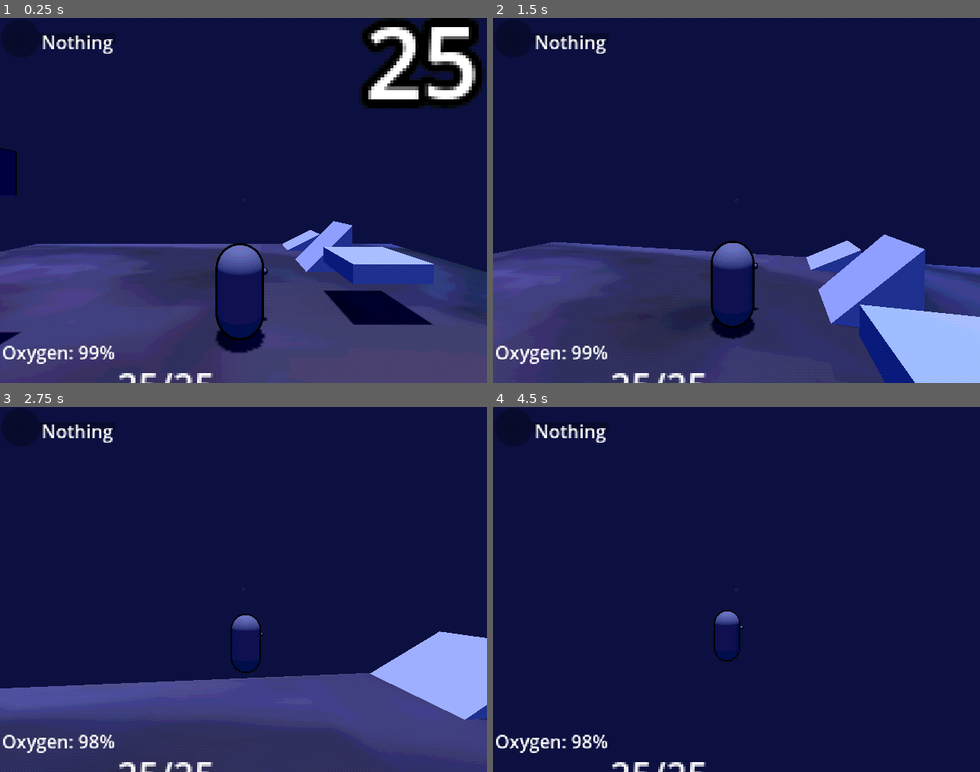
Above: before the commit, frames 1-4 (two rows, left to right).
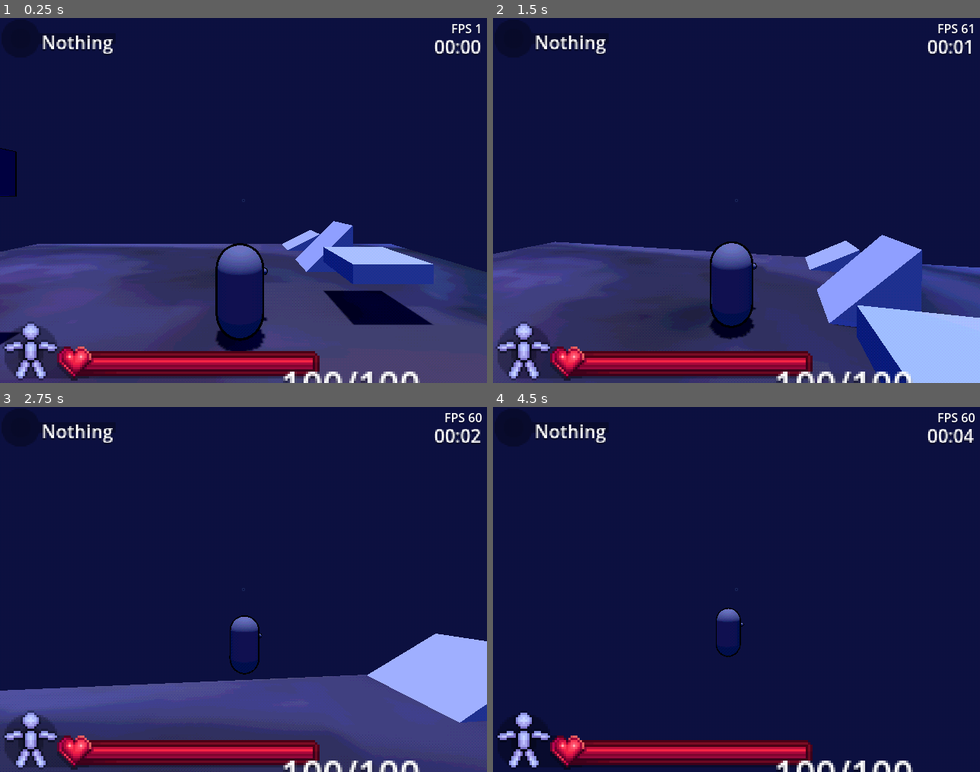
Above: after the commit, the same moments.

Repository: EwamEwam/Yr12GodotEwanOllie
Game: Godot game, scene res://Scenes/Level/World.tscn
Same seed, same stepped clock (60 frames per second), same inputs: the game is played once before the commit and once after it.
Inputs (mouse positions are in pixels of both pictures, inside the frame that each line leads up to):
- Up to frame 1 (0.25 s): no input
- Up to frame 2 (1.5 s): move the mouse to (760, 200) at 0.52 s; hold Alt (Alt) 0.53-1.28 s; hold W (Up) from 0.53 s (still down); tap E (E) at 0.8, 1.35 s; move the mouse to (712, 200) at 1.27 s
- Up to frame 3 (2.75 s): keep holding W (Up); click (219, 589) at 1.55 s; move the mouse to (253, 582) at 2.02 s; press the mouse at (253, 582) at 2.03 s; tap Q (Q) at 2.3 s
- Up to frame 4 (4.5 s): keep holding W (Up); move the mouse to (731, 596) at 2.77 s; release the mouse at (731, 596) at 2.78 s; tap Q (Q) at 2.85 s; right-click (731, 596) at 3.05 s; move the mouse to (775, 593) at 3.52 s; hold Right mouse button (Right_Click) 3.53-4.28 s; tap Alt (Alt) at 3.8, 4.35 s; move the mouse to (697, 585) at 4.27 s

The runs differ from the first frame. In frame 1, 11% of the frame differs, in the area x 0-100%, y 0-100%; in frame 2, 7.3%; in frame 3, 7.2%; in frame 4, 5.9%.

Commit message:
Item Hotbar, Player healthbar, body part, alerts, timer and fps counter now work. Fixed some bugs and added a custom font.

Diff:
--- a/dumb-things-in-deep-water/Scenes/Characters/player.tscn
+++ b/dumb-things-in-deep-water/Scenes/Characters/player.tscn
@@ -46,8 +46,8 @@
 }]
 
 [sub_resource type="CylinderShape3D" id="CylinderShape3D_40svl"]
-height = 0.6521
-radius = 0.599609
+height = 0.68982
+radius = 0.55
 
 [sub_resource type="CylinderShape3D" id="CylinderShape3D_al8ar"]
 height = 0.5
@@ -89,17 +89,18 @@
 [node name="Body_Parts" type="Node3D" parent="Mesh"]
 
 [node name="Head" type="RigidBody3D" parent="Mesh/Body_Parts"]
-collision_layer = 0
+collision_layer = 128
 collision_mask = 16
 can_sleep = false
 lock_rotation = true
 freeze = true
 freeze_mode = 1
-custom_integrator = true
+continuous_cd = true
 contact_monitor = true
+max_contacts_reported = 25
 
 [node name="Collision_Shape" type="CollisionShape3D" parent="Mesh/Body_Parts/Head"]
-transform = Transform3D(1, 0, 0, 0, 1, 0, 0, 0, 1, 0, 0.776543, 0)
+transform = Transform3D(1, 0, 0, 0, 1, 0, 0, 0, 1, 0, 0.795403, 0)
 shape = SubResource("CylinderShape3D_40svl")
 
 [node name="Camera_Pivot" type="Node3D" parent="."]
@@ -117,3 +118,5 @@
 [node name="Ground_Check" type="ShapeCast3D" parent="."]
 transform = Transform3D(1, 0, 0, 0, 1, 0, 0, 0, 1, 0, 0.136434, 0)
 shape = SubResource("CylinderShape3D_al8ar")
+
+[connection signal="body_entered" from="Mesh/Body_Parts/Head" to="." method="_on_head_body_entered"]
--- a/dumb-things-in-deep-water/Scenes/Level/World.tscn
+++ b/dumb-things-in-deep-water/Scenes/Level/World.tscn
@@ -6,7 +6,6 @@
 [ext_resource type="PackedScene" uid="uid://culqao60nt1mv" path="res://Scenes/Props/Placeholder(1).tscn" id="4_37drw"]
 [ext_resource type="PackedScene" uid="uid://baocn3lc445ff" path="res://Scenes/Misc/hud.tscn" id="6_nbqfg"]
 [ext_resource type="Script" uid="uid://bkmwodo6s0oum" path="res://Scripts/World/World.gd" id="6_va6n7"]
-[ext_resource type="PackedScene" uid="uid://d2u8mjvg6i7lq" path="res://Scenes/Characters/number.tscn" id="7_va6n7"]
 
 [sub_resource type="NavigationMesh" id="NavigationMesh_rdphb"]
 vertices = PackedVector3Array(-12, -0.757901, -12, -12, -0.757901, 12, 12, -0.757901, 12, 12, -0.757901, -12)
@@ -146,6 +145,7 @@
 script = ExtResource("6_va6n7")
 
 [node name="SubViewportContainer" type="SubViewportContainer" parent="."]
+z_index = -2
 offset_right = 640.0
 offset_bottom = 480.0
 stretch = true
@@ -237,9 +237,12 @@
 transform = Transform3D(1, 0, 0, 0, 1, 0, 0, 0, 1, -3.64156, 5.46187, -0.273219)
 
 [node name="Box_Prop6" parent="SubViewportContainer/SubViewport/Props" instance=ExtResource("4_37drw")]
-transform = Transform3D(1, 0, 0, 0, 1, 0, 0, 0, 1, -3.64156, 6.99363, 0.528449)
+transform = Transform3D(1, 0, 0, 0, 1, 0, 0, 0, 1, 2.04051, 28.7899, -1.35564)
 
 [node name="HUD" parent="." instance=ExtResource("6_nbqfg")]
 
-[node name="Number" parent="." instance=ExtResource("7_va6n7")]
-transform = Transform3D(1, 0, 0, 0, 1, 0, 0, 0, 1, 7.15414, 5.07061, -3.25576)
+[node name="Timer" type="Timer" parent="."]
+autostart = true
+ignore_time_scale = true
+
+[connection signal="timeout" from="Timer" to="." method="_on_timer_timeout"]
--- /dev/null
+++ b/dumb-things-in-deep-water/Scenes/Misc/Label_Settings.tres
@@ -0,0 +1,6 @@
+[gd_resource type="LabelSettings" format=3 uid="uid://cab1wtwmy4in1"]
+
+[resource]
+shadow_size = 2
+shadow_color = Color(0, 0, 0, 0.254902)
+shadow_offset = Vector2(0, 1)
--- a/dumb-things-in-deep-water/Scenes/Misc/hud.tscn
+++ b/dumb-things-in-deep-water/Scenes/Misc/hud.tscn
@@ -1,12 +1,20 @@
-[gd_scene load_steps=9 format=3 uid="uid://baocn3lc445ff"]
+[gd_scene load_steps=17 format=3 uid="uid://baocn3lc445ff"]
 
 [ext_resource type="Script" uid="uid://noefglp8kk2" path="res://Scripts/Other/HUD.gd" id="1_7lq3g"]
 [ext_resource type="Texture2D" uid="uid://dedhoyvicgme3" path="res://Assets/Sprites/Reticule.png" id="1_8leah"]
+[ext_resource type="Texture2D" uid="uid://0fqahpo0q2i" path="res://Assets/Sprites/Health_bar_background.png" id="2_w21a7"]
 [ext_resource type="Texture2D" uid="uid://cup0857pjeubq" path="res://Assets/Sprites/Item_background.png" id="3_lwfba"]
+[ext_resource type="Texture2D" uid="uid://bmdhll1nok8w" path="res://Assets/Sprites/Health_bar.png" id="3_qlp7m"]
 [ext_resource type="Texture2D" uid="uid://bcam1w041vvds" path="res://Assets/Sprites/Text_Ender.png" id="3_wd7fq"]
+[ext_resource type="Texture2D" uid="uid://vrfcr0syms2" path="res://Assets/Sprites/Health_bar_end.png" id="4_5nnh0"]
 [ext_resource type="Texture2D" uid="uid://hmaa60jromha" path="res://Assets/Sprites/Item_Icons/1.png" id="4_8pbef"]
 [ext_resource type="Texture2D" uid="uid://8nfmrbsy38yi" path="res://Assets/Sprites/error.png" id="5_ifk6x"]
+[ext_resource type="LabelSettings" uid="uid://cab1wtwmy4in1" path="res://Scenes/Misc/Label_Settings.tres" id="6_aoah1"]
+[ext_resource type="Texture2D" uid="uid://c75wp5w1r4x07" path="res://Assets/Sprites/Body_part_head.png" id="6_irqgh"]
+[ext_resource type="Texture2D" uid="uid://ctmnup0l02mug" path="res://Assets/Sprites/Body_part_torso.png" id="7_aoah1"]
 [ext_resource type="FontFile" uid="uid://bxi0rnauxne1i" path="res://Assets/Sprites/Red_Numbers.png" id="7_ifk6x"]
+[ext_resource type="Texture2D" uid="uid://ciapgkj8scrqg" path="res://Assets/Sprites/Body_part_legs.png" id="8_egel0"]
+[ext_resource type="Texture2D" uid="uid://jl5x13gprn5n" path="res://Assets/Sprites/Body_part_arms.png" id="9_wouu6"]
 
 [sub_resource type="SpriteFrames" id="SpriteFrames_w21a7"]
 animations = [{
@@ -28,7 +36,66 @@
 }]
 
 [node name="HUD" type="Node2D"]
+process_mode = 3
 script = ExtResource("1_7lq3g")
+
+[node name="Health_bar" type="Node2D" parent="."]
+position = Vector2(3, 0)
+
+[node name="Health_Bar_Background" type="TextureProgressBar" parent="Health_bar"]
+offset_left = 3.0
+offset_top = 405.0
+offset_right = 163.0
+offset_bottom = 429.0
+scale = Vector2(3, 3)
+max_value = 160.0
+value = 160.0
+texture_progress = ExtResource("2_w21a7")
+
+[node name="Health_Bar" type="TextureProgressBar" parent="Health_bar"]
+offset_left = 108.0
+offset_top = 447.0
+offset_right = 233.0
+offset_bottom = 452.0
+scale = Vector2(3, 3)
+max_value = 125.0
+value = 125.0
+texture_progress = ExtResource("3_qlp7m")
+
+[node name="HealthBarEnd" type="Sprite2D" parent="Health_bar"]
+position = Vector2(487.5, 456)
+scale = Vector2(3, 3)
+texture = ExtResource("4_5nnh0")
+
+[node name="Hp" type="Label" parent="Health_bar"]
+offset_left = 432.0
+offset_top = 447.0
+offset_right = 472.0
+offset_bottom = 456.0
+scale = Vector2(3, 3)
+theme_override_fonts/font = ExtResource("7_ifk6x")
+text = "125/125"
+label_settings = ExtResource("6_aoah1")
+
+[node name="BodyPartHead" type="Sprite2D" parent="Health_bar"]
+position = Vector2(37.5, 412.5)
+scale = Vector2(3, 3)
+texture = ExtResource("6_irqgh")
+
+[node name="BodyPartTorso" type="Sprite2D" parent="Health_bar"]
+position = Vector2(37.5, 438)
+scale = Vector2(3, 3)
+texture = ExtResource("7_aoah1")
+
+[node name="BodyPartLegs" type="Sprite2D" parent="Health_bar"]
+position = Vector2(37.5, 462)
+scale = Vector2(3, 3)
+texture = ExtResource("8_egel0")
+
+[node name="BodyPartArms" type="Sprite2D" parent="Health_bar"]
+position = Vector2(37.5, 432)
+scale = Vector2(3, 3)
+texture = ExtResource("9_wouu6")
 
 [node name="Throw_Bar" type="ProgressBar" parent="."]
 offset_left = 327.0
@@ -67,6 +134,7 @@
 offset_right = -10.0
 offset_bottom = -189.0
 text = "(0.5 Kg)"
+label_settings = ExtResource("6_aoah1")
 
 [node name="Holding" type="Label" parent="Item_Description"]
 offset_left = -265.0
@@ -75,6 +143,7 @@
 offset_bottom = -214.0
 scale = Vector2(1.5, 1.5)
 text = "Nothing"
+label_settings = ExtResource("6_aoah1")
 
 [node name="Object_Icons" type="AnimatedSprite2D" parent="Item_Description"]
 position = Vector2(-293, -213)
@@ -87,19 +156,40 @@
 position = Vector2(320, 240)
 texture = ExtResource("1_8leah")
 
-[node name="Hp" type="Label" parent="."]
-offset_left = 154.0
-offset_top = 449.0
-offset_right = 194.0
-offset_bottom = 458.0
-scale = Vector2(3, 3)
-theme_override_fonts/font = ExtResource("7_ifk6x")
-text = "25/25"
+[node name="Oxygen" type="Label" parent="."]
+visible = false
+offset_left = 500.0
+offset_top = 383.0
+offset_right = 587.0
+offset_bottom = 403.0
+scale = Vector2(1.5, 1.5)
+text = "O2: 100%"
+horizontal_alignment = 2
 
-[node name="Oxygen" type="Label" parent="."]
-offset_left = 3.0
-offset_top = 422.0
-offset_right = 138.0
-offset_bottom = 442.0
+[node name="FPS" type="Label" parent="."]
+offset_left = 555.0
+offset_top = 2.0
+offset_right = 634.0
+offset_bottom = 22.0
+text = "FPS 60"
+label_settings = ExtResource("6_aoah1")
+horizontal_alignment = 2
+
+[node name="Timer" type="Label" parent="."]
+offset_left = 490.0
+offset_top = 20.0
+offset_right = 585.0
+offset_bottom = 40.0
 scale = Vector2(1.5, 1.5)
-text = "Oxygen: 100%"
+text = "00:00"
+label_settings = ExtResource("6_aoah1")
+horizontal_alignment = 2
+
+[node name="Timer2" type="Label" parent="."]
+offset_left = 640.0
+offset_top = 82.0
+offset_right = 1280.0
+offset_bottom = 102.0
+text = "Too Heavy to lift! (100Kg)"
+label_settings = ExtResource("6_aoah1")
+horizontal_alignment = 2
--- a/dumb-things-in-deep-water/Scenes/Props/Placeholder(1).tscn
+++ b/dumb-things-in-deep-water/Scenes/Props/Placeholder(1).tscn
@@ -20,10 +20,15 @@
 pick_up_position = Vector3(0, 0, -0.5)
 pick_up_rotation = Vector3(8, 2, 3)
 
+[node name="Damage_Timer" type="Timer" parent="."]
+wait_time = 0.25
+one_shot = true
+autostart = true
+
 [node name="Body" type="RigidBody3D" parent="." groups=["Prop"]]
 transform = Transform3D(1, 0, 0, 0, 1, 0, 0, 0, 1, 0, 0, -0.576496)
 collision_layer = 19
-collision_mask = 3
+collision_mask = 146
 continuous_cd = true
 
 [node name="Model" type="MeshInstance3D" parent="Body"]
--- a/dumb-things-in-deep-water/Scripts/Characters/Playerstats.gd
+++ b/dumb-things-in-deep-water/Scripts/Characters/Playerstats.gd
@@ -8,12 +8,12 @@
 var sensitivity :float = 0.4
 var screen_factor :float = 1.0
 
-var max_health :float = 25.0
+var max_health :float = 100.0
 var strength :float = 1.0
 var max_carry_weight :float = 50.0
 var max_inventory :float = 5.0
 
-var health :float = 25.0
+var health :float = 100.0
 var oxygen :float = 100.0
 var special :float = 100.0
 var inventory_mass :float = 0.0
@@ -25,10 +25,12 @@
 var object_held :Object = null
 var object_mass :float = 0.0
 
-var head_hp :float = 25.0
-var torso_hp :float = 25.0
-var legs_hp :float = 25.0
-var arms_hp :float = 25.0
+var head_hp :float = 100.0
+var torso_hp :float = 100.0
+var legs_hp :float = 100.0
+var arms_hp :float = 100.0
+
+var invincibility :bool = false
 
 var time_played :int = 0
 
@@ -41,6 +43,11 @@
 	oxygen = clamp(oxygen,0,100)
 	health = clamp(health,0,max_health)
 
+	head_hp = clamp(head_hp,0,max_health)
+	torso_hp = clamp(torso_hp,0,max_health)
+	legs_hp = clamp(legs_hp,0,max_health)
+	arms_hp = clamp(arms_hp,0,max_health)
+
 func organise_inventory():
 	organised_inventory = {}
 	var sorted = inventory.duplicate(); sorted.sort()
--- a/dumb-things-in-deep-water/Scripts/Characters/player.gd
+++ b/dumb-things-in-deep-water/Scripts/Characters/player.gd
@@ -77,8 +77,9 @@
 	position_last_frame = global_position
 	velocity = calculated_velocity
 	push_rigid_body()
+	#check_velocity()
 	move_and_slide()
-	true_velocity = (global_position - position_last_frame) * 60
+	true_velocity = (global_position - position_last_frame) * 90
 
 	set_camera_bob(delta)
 	Playerstats.object_detected = item_check()
@@ -96,12 +97,15 @@
 
 	if event.is_action_pressed("E"):
 		if Playerstats.object_held != null and not movement_state == movement_states.THROWING:
-			Playerstats.inventory.append(Playerstats.object_ID)
-			Playerstats.inventory_mass += Playerstats.object_mass
-			Playerstats.object_held.get_parent().queue_free()
-			Playerstats.object_held = null
-			Playerstats.object_ID = 0
-			Playerstats.object_mass = 0
+			if Playerstats.inventory_mass + Playerstats.object_mass <= Playerstats.max_inventory:
+				Playerstats.inventory.append(Playerstats.object_ID)
+				Playerstats.inventory_mass += Playerstats.object_mass
+				Playerstats.object_held.get_parent().queue_free()
+				Playerstats.object_held = null
+				Playerstats.object_ID = 0
+				Playerstats.object_mass = 0
+			else:
+				$"../../../HUD".alert("Too heavy for inventory!")
 
 	if event.is_action_pressed("Q"):
 		if Playerstats.object_held == null and not movement_state == movement_states.THROWING and Playerstats.inventory.size() > 0:
@@ -112,19 +116,23 @@
 			Playerstats.object_mass = ItemData.itemdata[str(new_prop_ID)]["Mass"]
 			$"../Props".add_child(new_prop)
 			Playerstats.object_held = new_prop.body
+			Playerstats.inventory_mass -= Playerstats.object_mass
 			item_check()
 
 	if event.is_action_pressed("Left_Click"):
 		if Playerstats.object_detected != null:
 			if Playerstats.object_detected.get_parent().grabbable:
-				Playerstats.object_held = Playerstats.object_detected
-				Playerstats.object_detected.get_parent().hold()
-				Playerstats.object_ID = Playerstats.object_held.get_parent().ID
-				Playerstats.object_mass = Playerstats.object_held.mass
-				Input.action_release("Left_Click")
+				if Playerstats.object_detected.mass <= Playerstats.max_carry_weight:
+					Playerstats.object_held = Playerstats.object_detected
+					Playerstats.object_detected.get_parent().hold()
+					Playerstats.object_ID = Playerstats.object_held.get_parent().ID
+					Playerstats.object_mass = Playerstats.object_held.mass
+					Input.action_release("Left_Click")
+				else:
+					$"../../../HUD".alert("Too heavy to lift! (" + str(Playerstats.object_detected.mass) +" kg)")
 
 	if event.is_action_pressed("Right_Click"):
-		if Playerstats.object_held != null:
+		if Playerstats.object_held != null and movement_state != movement_states.THROWING:
 			Playerstats.object_held.get_parent().drop()
 
 #runs every frame, checks the objects in the player's grab range
@@ -142,11 +150,10 @@
 		Playerstats.object_held.get_parent().hold()
 	return closest_object
 
-
 func set_camera_bob(delta :float) -> void:
 	if Playerstats.head_bobbing:
 		if is_on_floor():
-			head_bob_timer += delta * (velocity.length()/2 + 1.25)
+			head_bob_timer += delta * (velocity.length()/1.8 + 1.4)
 		else:
 			head_bob_timer += delta * 3
 		camera_bob.x = sin(head_bob_timer + PI/2)/12
@@ -157,6 +164,8 @@
 		speed = 11
 	else:
 		speed = 7.5
+	speed /= (1 + (Playerstats.object_mass/(15 * Playerstats.strength)))
+	speed *= ((Playerstats.legs_hp/Playerstats.max_health)/1.25 + 0.2)
 
 func set_camera() -> Basis:
 	var camera_offset
@@ -174,7 +183,7 @@
 			pivot.position.y = move_toward(pivot.position.y, 3 - (pitch + 45)/45 ,0.1)
 			camera_spring.spring_length = lerp(camera_spring.spring_length, abs(velocity.length())/7.5 + 6.5, 0.05)
 			camera_spring.spring_length = clamp(camera_spring.spring_length,2,8)
-			camera.fov = move_toward(camera.fov,80 + abs(velocity.length()/3), 1.5)
+			camera.fov = move_toward(camera.fov,80 + abs(velocity.length()/2.5), 1.5)
 	elif Playerstats.current_state == Playerstats.game_states.PLAYING:
 			speed /= 2
 			camera.h_offset = camera_bob.x/2
@@ -198,14 +207,16 @@
 			throw_process(delta)
 		else:
 			movement_state = movement_states.AIMING
+			throw_power = 1
 	else:
 		movement_state = movement_states.NORMAL
+		throw_power = 1
 
 func throw_process(delta :float) -> void:
 	if Input.is_action_pressed("Left_Click"):
 		movement_state = movement_states.THROWING
-		throw_power = clamp(throw_power + delta * 2,1,6)
-	elif throw_power > 1:
+		throw_power = clamp(throw_power + delta * 5,1,6)
+	elif throw_power > 1 and Input.is_action_pressed("Alt"):
 		Playerstats.object_held.get_parent().throw(throw_power)
 		movement_state = movement_states.AIMING
 		throw_power = 1
@@ -383,13 +394,50 @@
 func fall_damage_calculation() -> void:
 	if is_on_floor():
 		if calculated_velocity.y < -22:
-			change_in_health(calculated_velocity.y/10)
+			change_in_health(calculated_velocity.y/8)
+			Playerstats.legs_hp -= abs(calculated_velocity.y/8)
+			$"../../../HUD".shake_part("Legs")
 
 func change_in_health(amt :float) -> void:
 	var previous_health :float = int(ceil(Playerstats.health))
 	Playerstats.health += amt
+	$"../../../HUD".health_bar_animation(previous_health)
 	if previous_health - int(ceil(Playerstats.health)) > 0:
 		var number :PackedScene = load("res://Scenes/Characters/number.tscn")
 		var new_number :Label3D = number.instantiate()
 		new_number.create("Player_Damage",str(int(previous_health - int(ceil(Playerstats.health)))))
 		$"../Environment".add_child(new_number)
+
+func check_velocity() -> void:
+	if abs(calculated_velocity.z - true_velocity.z) > 4:
+		velocity.z = true_velocity.z
+	if abs(calculated_velocity.x - true_velocity.x) > 4:
+		velocity.x = true_velocity.x
+	if abs(calculated_velocity.y - true_velocity.y) > 20:
+		velocity.y = true_velocity.y
+
+func _on_head_body_entered(body: Node) -> void:
+	if body.is_in_group("Prop") and abs(body.linear_velocity.length()) > 3 and body.get_parent().grabbable:
+		damage_based_on_prop(body,8,2,6,"Head")
+
+func damage_based_on_prop(body :Node, i1 :float, i2 :float, i3 :float, Body_part :String) -> void:
+	var distance_next_tick = ((body.linear_velocity/Engine.get_frames_per_second() + body.global_position) - global_position).length()
+	var current_distance = (body.global_position - global_position).length()
+	if distance_next_tick < current_distance - 0.025:
+		if body.get_parent().timer.is_stopped():
+			change_in_health(-body.linear_velocity.length()/i1 * body.mass/i2)
+			damage_body_part(str(Body_part), body.linear_velocity.length()/8 * i3 * body.mass/2)
+		body.get_parent().timer.start()
+
+func damage_body_part(body_part :String, val: float) -> void:
+	if not Playerstats.invincibility:
+		match body_part:
+			"Head":
+				Playerstats.head_hp -= val
+			"Legs":
+				Playerstats.legs_hp -= val
+			"Torso":
+				Playerstats.torso_hp -= val
+			"Arms":
+				Playerstats.arms_hp -= val
+	$"../../../HUD".shake_part(str(body_part))
--- a/dumb-things-in-deep-water/Scripts/Other/HUD.gd
+++ b/dumb-things-in-deep-water/Scripts/Other/HUD.gd
@@ -3,6 +3,13 @@
 @onready var reticle :Sprite2D = $Reticule
 @onready var throw_bar :ProgressBar = $Throw_Bar
 @onready var player :CharacterBody3D = get_node('/root/Main/SubViewportContainer/SubViewport/Player')
+
+var level_time :int = 0
+var formatted_time :Vector2i = Vector2i(0,0)
+var alerts :Array[Node] = []
+
+func _ready() -> void:
+	$Health_bar/Health_Bar.value = Playerstats.health
 
 func _process(_delta: float) -> void:
 	reticle.modulate.a = 0.2
@@ -36,9 +43,104 @@
 		else:
 			$Item_Description/Object_Icons.play("error")
 
+	$FPS.text = "FPS " +  str(int(Engine.get_frames_per_second()))
 
 	$Item_Description/Line.size.x = round($Item_Description/Holding.size.x /(4.0/3.0)) + 3
 	$Item_Description/TextEnder.position.x = -260 + ($Item_Description/Line.size.x * 2)
 
-	$Hp.text = str(int(ceil(Playerstats.health))) + "/" + str(int(Playerstats.max_health))
-	$Oxygen.text =  "Oxygen: " + str(int(Playerstats.oxygen)) + "%"
+	$Health_bar/Hp.text = str(int(ceil(Playerstats.health))) + "/" + str(int(Playerstats.max_health))
+	$Oxygen.text =  "O2: " + str(int(Playerstats.oxygen)) + "%"
+
+	$Health_bar/Health_Bar_Background.value = Playerstats.max_health + 35
+	$Health_bar/HealthBarEnd.position.x = (3 * Playerstats.max_health) + 112.5
+	$Health_bar/Hp.position.x = (Playerstats.max_health * 3) + 66
+
+	for alert in alerts:
+		alert.position.y = 82 + (25*alerts.find(alert))
+
+func shake_part(body_part :String) -> void:
+	var part :Sprite2D
+	var Body_part_hp :float
+	Body_part_hp = clamp(Body_part_hp,0,Playerstats.max_health)
+	match body_part:
+		"Head":
+			part = $Health_bar/BodyPartHead
+			Body_part_hp = Playerstats.head_hp
+		"Torso":
+			part = $Health_bar/BodyPartTorso
+			Body_part_hp = Playerstats.torso_hp
+		"Legs":
+			part = $Health_bar/BodyPartLegs
+			Body_part_hp = Playerstats.legs_hp
+		"Arms":
+			part = $Health_bar/BodyPartArms
+			Body_part_hp = Playerstats.arms_hp
+
+	var tween :Tween = get_tree().create_tween()
+	var color: float = (Playerstats.max_health - Body_part_hp)/Playerstats.max_health
+	part.modulate = Color.from_hsv(0,color,1,1)
+	tween.tween_property(part, "scale", Vector2(2,4) , 0.025).set_trans(Tween.TRANS_CUBIC).set_ease(Tween.EASE_OUT)
+	await tween.finished
+	var tween2 :Tween = get_tree().create_tween()
+	tween2.tween_property(part, "scale", Vector2(4,2) , 0.04).set_trans(Tween.TRANS_CUBIC).set_ease(Tween.EASE_IN_OUT)
+	await tween2.finished
+	var tween3 :Tween = get_tree().create_tween()
+	tween3.tween_property(part, "scale", Vector2(3,3) , 0.025).set_trans(Tween.TRANS_CUBIC).set_ease(Tween.EASE_OUT)
+	print(part.modulate)
+	print(Body_part_hp)
+
+func health_bar_animation(before :float) -> void:
+	var tween :Tween = get_tree().create_tween()
+	var tween2 :Tween = get_tree().create_tween()
+	var texture :ColorRect = ColorRect.new()
+	tween.tween_property($Health_bar/Health_Bar, "value", Playerstats.health, abs($Health_bar/Health_Bar.value-Playerstats.health)/200).set_trans(Tween.TRANS_CUBIC).set_ease(Tween.EASE_OUT)
+	texture.position = Vector2(108,447)
+	texture.color = Color(1,1,1,1)
+	texture.scale = Vector2(3,3)
+	texture.size = Vector2(before + floor(before/90),5)
+	texture.z_index = -1
+	$Health_bar.add_child(texture)
+	tween2.tween_property(texture, "modulate", Color(1,1,1,0), 0.75).set_trans(Tween.TRANS_LINEAR)
+	await tween.finished
+	$Health_bar/Health_Bar.value = Playerstats.health
+	await tween2.finished
+	texture.queue_free()
+
+func format_time() -> void:
+	level_time = clamp(level_time + 1, 0, 3599)
+	@warning_ignore("integer_division")
+	formatted_time.x = floor(level_time/60)
+	formatted_time.y = level_time % 60
+	var string1 :String
+	var string2 :String
+
+	if formatted_time.y < 10:
+		string1 = "0" + str(formatted_time.y)
+	else:
+		string1 = str(formatted_time.y)
+
+	if formatted_time.x < 10:
+		string2 = "0" + str(formatted_time.x)
+	else:
+		string2 = str(formatted_time.x)
+
+	$Timer.text = string2 + ":" + string1
+
+func alert(text: String) -> void:
+	if alerts.size() < 9:
+		var text_box: Label = Label.new()
+		alerts.append(text_box)
+		text_box.label_settings = load("res://Scenes/Misc/Label_Settings.tres")
+		text_box.horizontal_alignment = HORIZONTAL_ALIGNMENT_RIGHT
+		text_box.position = Vector2(640, 57+(25*alerts.size()))
+		text_box.size = Vector2(640,20)
+		text_box.text = text
+		add_child(text_box)
+		var tween1 :Tween = get_tree().create_tween()
+		tween1.tween_property(text_box,"position",Vector2(-6,57+(25*alerts.size())),0.15).set_trans(Tween.TRANS_CUBIC).set_ease(Tween.EASE_OUT)
+		await get_tree().create_timer(1).timeout
+		var tween2 :Tween = get_tree().create_tween()
+		tween2.tween_property(text_box,"modulate",Color(1,1,1,0),2).set_trans(Tween.TRANS_LINEAR)
+		await tween2.finished
+		text_box.queue_free()
+		alerts.erase(text_box)
--- a/dumb-things-in-deep-water/Scripts/Other/ItemData.gd
+++ b/dumb-things-in-deep-water/Scripts/Other/ItemData.gd
@@ -17,7 +17,7 @@
 		"Path" = "res://Scenes/Props/Placeholder(1).tscn",
 		"Model" = "res://Assets/Props_Models_And_Collisions/1_Placeholder_Model.tres",
 		"Outline" = "res://Assets/Props_Models_And_Collisions/1_Placeholder_Outline.tres",
-		"Mass" = 1,
+		"Mass" = 5,
 		"Type" = 1,
 		"Tootip" = "A basic blue cube, has a mass of exactly 1 kg to\nthe atomic level"
 	}
--- a/dumb-things-in-deep-water/Scripts/World/Basic_Props.gd
+++ b/dumb-things-in-deep-water/Scripts/World/Basic_Props.gd
@@ -8,6 +8,7 @@
 @onready var outline :MeshInstance3D = $Body/Model/Outline
 @onready var collision :CollisionShape3D = $Body/Collision
 @onready var onscreen :VisibleOnScreenNotifier3D = $Body/Onscreen
+@onready var timer :Timer = $Damage_Timer
 
 var grabbable :bool = true
 var outline_shader :StandardMaterial3D
@@ -49,12 +50,13 @@
 	collision.disabled = false
 	body.linear_velocity = Playerstats.player.velocity/(1 + body.mass/(15 * Playerstats.strength))
 	body.angular_velocity = Playerstats.player.velocity / (3 + (body.mass/(4 * Playerstats.strength)))
+	Playerstats.object_mass = 0.0
 	await get_tree().create_timer(0.75).timeout
 	grabbable = true
-	Playerstats.object_mass = 0.0
 
 func throw(power :float) -> void:
 	if Playerstats.object_held == body:
+		Playerstats.object_mass = 0.0
 		global_position = Playerstats.player.hand.global_position
 		Playerstats.object_ID = 0
 		grabbable = false
--- a/dumb-things-in-deep-water/Scripts/World/World.gd
+++ b/dumb-things-in-deep-water/Scripts/World/World.gd
@@ -12,3 +12,6 @@
 		if object.is_in_group("Prop"):
 			object.get_parent().global_position = Vector3(0,100,0)
 			object.position = Vector3.ZERO
+
+func _on_timer_timeout() -> void:
+	$HUD.format_time()
--- a/dumb-things-in-deep-water/project.godot
+++ b/dumb-things-in-deep-water/project.godot
@@ -23,6 +23,7 @@
 
 window/size/viewport_width=640
 window/size/viewport_height=480
+window/size/mode=3
 window/stretch/mode="viewport"
 
 [editor_plugins]
Binary file added: dumb-things-in-deep-water/Assets/Sprites/Body_part_arms.png
Not shown, added: dumb-things-in-deep-water/Assets/Sprites/Body_part_arms.png.import
Binary file added: dumb-things-in-deep-water/Assets/Sprites/Body_part_head.png
Not shown, added: dumb-things-in-deep-water/Assets/Sprites/Body_part_head.png.import
Binary file added: dumb-things-in-deep-water/Assets/Sprites/Body_part_legs.png
Not shown, added: dumb-things-in-deep-water/Assets/Sprites/Body_part_legs.png.import
Binary file added: dumb-things-in-deep-water/Assets/Sprites/Body_part_torso.png
Not shown, added: dumb-things-in-deep-water/Assets/Sprites/Body_part_torso.png.import
Binary file added: dumb-things-in-deep-water/Assets/Sprites/Health_bar.png
Not shown, added: dumb-things-in-deep-water/Assets/Sprites/Health_bar.png.import
Binary file added: dumb-things-in-deep-water/Assets/Sprites/Health_bar_background.png
Not shown, added: dumb-things-in-deep-water/Assets/Sprites/Health_bar_background.png.import
(and 3 more such lines)
